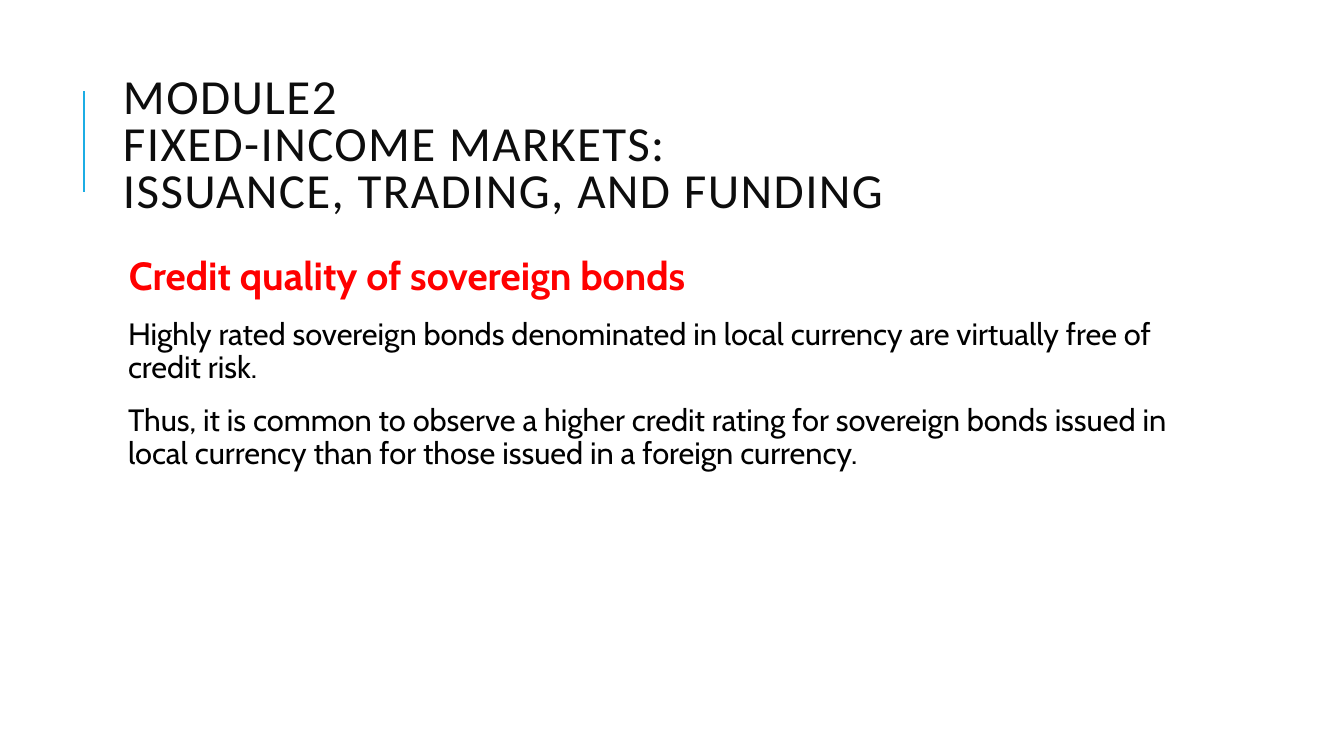
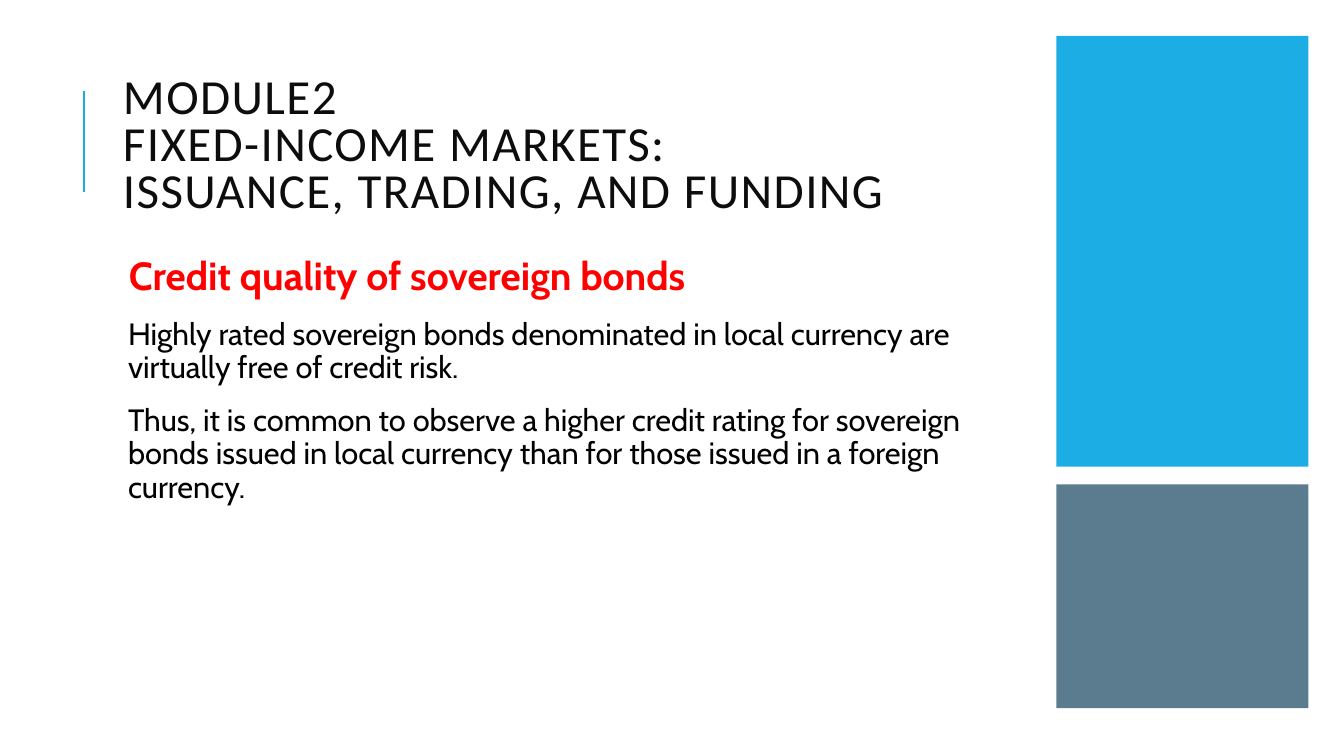
Before and after one commit to Isco0530/data, a slide deck: slide 69 of Fixed Income.pptx. Drawn at 1344x756 pixels with LibreOffice and Linux fonts; fonts in the diff are those of the drawing. Boxes give left, top, right and bottom in pixels: in the first picture for what was removed or moved away, otherwise in the second. Text is boxed around its words. In the diff, an @@ line names an element or a change of style, - is before the commit and + after.

```diff
--- a/Fixed Income.pptx
+++ b/Fixed Income.pptx
@@ rectangle added at bbox=[1057, 36, 1309, 467], fill #1CADE4 @@
@@ text "Credit quality of sovereign bonds" rewrapped from bbox=[128, 260, 1167, 471] to bbox=[128, 260, 960, 504] @@
@@ rectangle added at bbox=[1057, 485, 1309, 709], fill #335B74 at 80% opacity @@
```
Also in this commit, not shown: 5 other slides changed.
